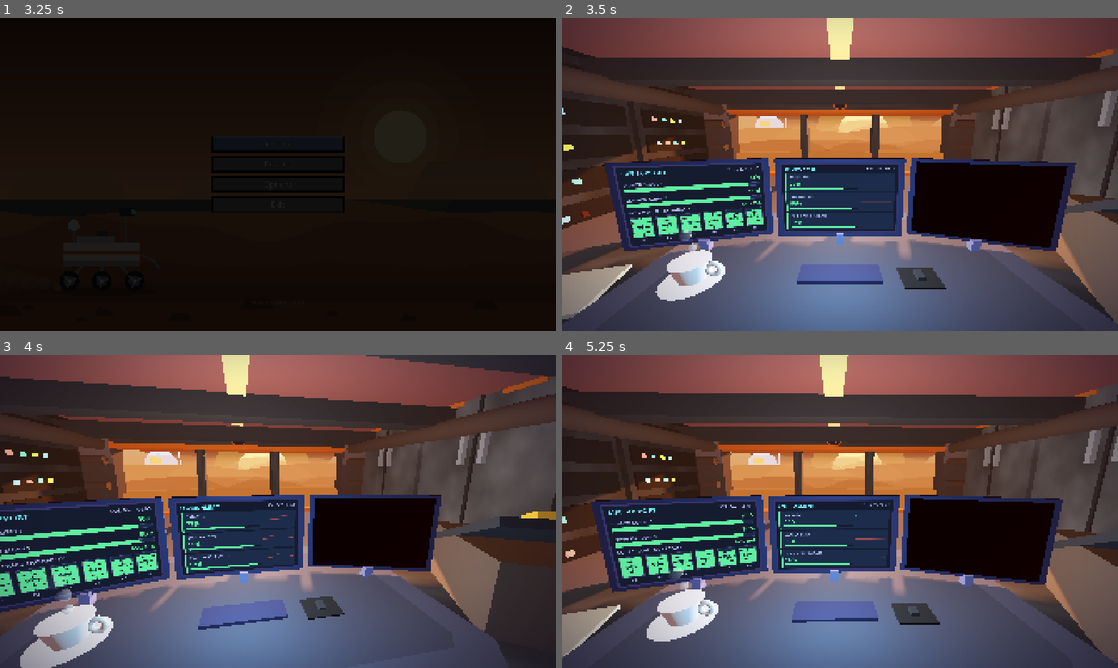
Above: before the commit, frames 1-4 (two rows, left to right).
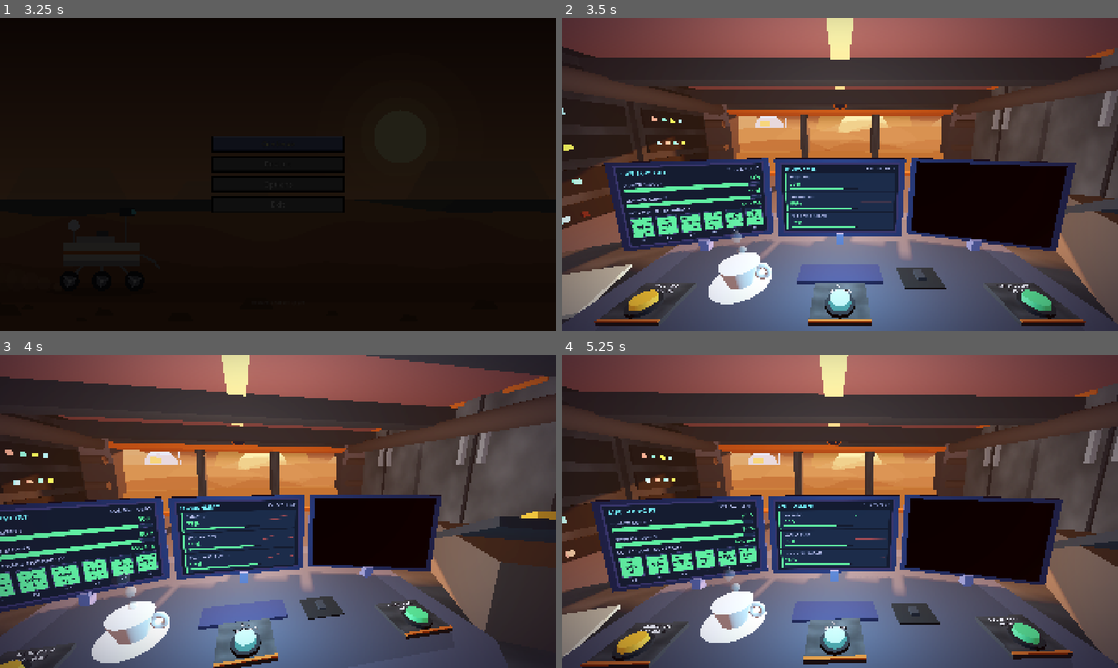
Above: after the commit, the same moments.

Repository: PolarLordStar/junior-astruonaut-mission-trainer
Game: Godot game, scene res://main_menu.tscn
Same seed, same stepped clock (60 frames per second), same inputs: the game is played once before the commit and once after it.
Inputs (mouse positions are in pixels of both pictures, inside the frame that each line leads up to):
- Up to frame 1 (3.25 s): click "Restart" at 0.5 s; click "Restart" at 1.25 s; click "Restart" at 2 s; click "Continue" at 2.75 s
- Up to frame 2 (3.5 s): no input
- Up to frame 3 (4 s): move the mouse to (400, 495) at 3.52 s; click (400, 495) at 3.67 s
- Up to frame 4 (5.25 s): move the mouse to (728, 527) at 4.27 s; click (728, 527) at 4.42 s; move the mouse to (895, 442) at 5.02 s; click (895, 442) at 5.17 s

Frame 1 is identical in both runs. In frame 2, 6.1% of the frame differs, in the area x 5-95%, y 67-99%; in frame 3, 6.3%, in the area x 0-82%, y 69-100%; in frame 4, 6.3%.

Commit message:
Buttons

Diff:
--- /dev/null
+++ b/main/game/room/scripts/action_button.gd
@@ -0,0 +1,109 @@
+class_name ActionButton
+extends Node3D
+## A physical push-button on the control-room desk, built from code (no scene file needed).
+## ControlRoom makes three of them: Radiation Shielding, Air Filtering, Covering Solar Panels.
+##
+## Left-click it: the cap sinks, flashes, and the "pressed" signal is emitted. That is ALL the
+## button does. What happens next is decided by the function connected to "pressed"
+## (see the three empty functions in control_room.gd).
+##
+## Clicks are found with a simple ray-vs-sphere test (ray_hits), so no collision shapes are needed.
+## ControlRoom asks every button each frame whether the mouse is over it.
+
+signal pressed
+
+@export var label_text := "BUTTON"
+@export var color := Color("ffb02e")
+
+const BASE_R := 0.16
+const CAP_R := 0.12
+const BASE_H := 0.04
+const CAP_H := 0.06
+const REST_Y := BASE_H + CAP_H * 0.5   # height of the cap's centre when it is not pressed
+const TRAVEL := 0.03                   # how far the cap sinks when pressed
+const HIT_R := 0.18                    # click / hover radius (a bit bigger than the cap, easier to hit)
+const LABEL_Z := -0.25                 # the text lies this far BEHIND the button (away from the player, so it stays on screen)
+const GLOW_IDLE := 0.5
+const GLOW_HOVER := 1.4
+const GLOW_FLASH := 3.0
+
+var _cap: MeshInstance3D
+var _cap_mat: StandardMaterial3D
+var _hover := false
+var _tween: Tween
+
+
+func _ready() -> void:
+	# dark base ring
+	var base := MeshInstance3D.new()
+	var bm := CylinderMesh.new()
+	bm.top_radius = BASE_R
+	bm.bottom_radius = BASE_R
+	bm.height = BASE_H
+	bm.radial_segments = 20
+	base.mesh = bm
+	var base_mat := StandardMaterial3D.new()
+	base_mat.albedo_color = Color("1b1c22")
+	base_mat.roughness = 1.0
+	base.material_override = base_mat
+	base.position = Vector3(0.0, BASE_H * 0.5, 0.0)
+	add_child(base)
+
+	# the coloured cap that sinks when pressed
+	_cap = MeshInstance3D.new()
+	var cm := CylinderMesh.new()
+	cm.top_radius = CAP_R * 0.92
+	cm.bottom_radius = CAP_R
+	cm.height = CAP_H
+	cm.radial_segments = 20
+	_cap.mesh = cm
+	_cap_mat = StandardMaterial3D.new()
+	_cap_mat.albedo_color = color
+	_cap_mat.roughness = 0.5
+	_cap_mat.emission_enabled = true
+	_cap_mat.emission = color
+	_cap_mat.emission_energy_multiplier = GLOW_IDLE
+	_cap.material_override = _cap_mat
+	_cap.position = Vector3(0.0, REST_Y, 0.0)
+	add_child(_cap)
+
+	# the name, lying flat on the desk behind the button
+	var label := Label3D.new()
+	label.text = label_text
+	label.font_size = 34
+	label.pixel_size = 0.0017
+	label.modulate = Color("e8ecff")
+	label.outline_size = 6
+	label.outline_modulate = Color("0e0f14")
+	label.shaded = false
+	label.rotation_degrees.x = -90.0
+	label.position = Vector3(0.0, 0.006, LABEL_Z)
+	add_child(label)
+
+
+## True if the ray (from the camera through the mouse) passes over this button.
+func ray_hits(origin: Vector3, dir: Vector3) -> bool:
+	var centre := to_global(Vector3(0.0, REST_Y, 0.0))
+	var radius := HIT_R * global_transform.basis.get_scale().x   # the desk rig is scaled down
+	var t := (centre - origin).dot(dir)
+	if t < 0.0:
+		return false
+	return (origin + dir * t).distance_to(centre) <= radius
+
+
+func set_hover(on: bool) -> void:
+	_hover = on
+	if _cap_mat != null and (_tween == null or not _tween.is_running()):
+		_cap_mat.emission_energy_multiplier = GLOW_HOVER if _hover else GLOW_IDLE
+
+
+## Plays the press animation and emits "pressed" straight away.
+func press() -> void:
+	if _tween != null:
+		_tween.kill()
+	_tween = create_tween()
+	_tween.tween_property(_cap, "position:y", REST_Y - TRAVEL, 0.05)
+	_tween.parallel().tween_property(_cap_mat, "emission_energy_multiplier", GLOW_FLASH, 0.05)
+	_tween.tween_property(_cap, "position:y", REST_Y, 0.12)
+	_tween.parallel().tween_property(_cap_mat, "emission_energy_multiplier", GLOW_HOVER if _hover else GLOW_IDLE, 0.12)
+	pressed.emit()
--- a/main/game/room/scripts/control_room.gd
+++ b/main/game/room/scripts/control_room.gd
@@ -112,6 +112,8 @@
 var _warnings: Array = []     # active warnings, rebuilt every frame (shown on monitor 3)
 var window_bars: Array[MeshInstance3D] = []   # the 2 bars between the window panes: window_bars[0].hide() removes one
 var _bars_root: Node3D
+var _action_buttons: Array[ActionButton] = []   # the 3 push-buttons on the desk
+var _hovered: ActionButton                      # the button the mouse is over right now (or null)
 
 
 func _ready() -> void:
@@ -157,6 +159,7 @@
 	cam.rotation_degrees.y = lerpf(cam.rotation_degrees.y, -(m.x - 0.5) * 50.0, 0.1)
 	cam.rotation_degrees.x = CAM_PITCH + _shake_off.x
 	cam.rotation_degrees.z = _shake_off.y
+	_set_hovered(_button_under_mouse())
 
 
 # ---------- data nodes ----------
@@ -193,6 +196,62 @@
 func _on_main_menu() -> void:
 	get_tree().paused = false   # the pause menu paused the tree; undo it first
 	get_tree().change_scene_to_file("res://main_menu.tscn")
+
+
+# ---------- desk buttons ----------
+## Left-click on one of the three desk buttons presses it.
+func _unhandled_input(event: InputEvent) -> void:
+	var click := event as InputEventMouseButton
+	if click != null and click.pressed and click.button_index == MOUSE_BUTTON_LEFT:
+		var b := _button_under_mouse()
+		if b != null:
+			b.press()
+			get_viewport().set_input_as_handled()
+
+
+func _button_under_mouse() -> ActionButton:
+	var mp := get_viewport().get_mouse_position()
+	var origin := cam.project_ray_origin(mp)
+	var dir := cam.project_ray_normal(mp)
+	for b in _action_buttons:
+		if b.ray_hits(origin, dir):
+			return b
+	return null
+
+
+func _set_hovered(b: ActionButton) -> void:
+	if b == _hovered:
+		return
+	if _hovered != null:
+		_hovered.set_hover(false)
+	_hovered = b
+	if b != null:
+		b.set_hover(true)
+	Input.set_default_cursor_shape(Input.CURSOR_POINTING_HAND if b != null else Input.CURSOR_ARROW)
+
+
+func _notification(what: int) -> void:
+	if what == NOTIFICATION_PAUSED:   # pause menu opened: drop the hover and the hand cursor
+		_set_hovered(null)
+
+
+func _exit_tree() -> void:
+	Input.set_default_cursor_shape(Input.CURSOR_ARROW)
+
+
+# ---------- player actions ----------
+# Each desk button calls ONE of these when it is clicked. They are EMPTY on purpose:
+# put your code inside them (GDScript needs "pass" in an empty function, delete it when you add code).
+func radiation_shielding() -> void:
+	pass
+
+
+func air_filtering() -> void:
+	pass
+
+
+func covering_solar_panels() -> void:
+	pass
 
 
 # ---------- storm visuals ----------
@@ -715,7 +774,8 @@
 	_box(rig, Vector3(1.05, 0.008, 0.5), Vector3(0.5, 0.016, 0.4), Color("17181d"))  # mouse pad
 	_box(rig, Vector3(1.05, 0.035, 0.5), Vector3(0.1, 0.04, 0.16), Color("2b2d36"))  # mouse
 	_box(rig, Vector3(0, -0.01, depth * 0.5 / u), Vector3(width / u, 0.05, 0.05), TRIM)   # orange front edge
-	_tea_cup(rig, Vector3(-1.9, 0.0, 0.55))
+	_tea_cup(rig, Vector3(-1.25, 0.0, 0.6))   # moved right so it does not sit on the left button
+	_action_pad(rig)
 	# cool glow from the screens onto the desk
 	var glow := OmniLight3D.new()
 	glow.light_color = Color("7fd8ff")
@@ -757,6 +817,39 @@
 	quad.material_override = mat
 	quad.position = Vector3(0, 0, 0.04)
 	bezel.add_child(quad)
+
+
+## The three push-buttons, one per player action, along the front of the desk. Positions are in
+## desk-rig units: x = left / right (0 = middle of the desk), z = towards the player. To move a
+## button, change its Vector3 below. The nodes are called ActionPad > Station_<n> > ActionButton.
+func _action_pad(rig: Node3D) -> void:
+	var pad := Node3D.new()
+	pad.name = "ActionPad"
+	rig.add_child(pad)
+	var b1 := _action_button(pad, Vector3(-2.1, 0.0, 1.0), "RADIATION\nSHIELDING", Color("ffb02e"))   # left
+	var b2 := _action_button(pad, Vector3(0.0, 0.0, 1.0), "AIR\nFILTERING", Color("5ee0f0"))          # middle
+	var b3 := _action_button(pad, Vector3(2.1, 0.0, 1.0), "COVER SOLAR\nPANELS", Color("4ade80"))     # right
+	b1.pressed.connect(radiation_shielding)
+	b2.pressed.connect(air_filtering)
+	b3.pressed.connect(covering_solar_panels)
+
+
+## One button on its own small plate (the name is printed on the plate, behind the button).
+func _action_button(parent: Node3D, pos: Vector3, text: String, col: Color) -> ActionButton:
+	var station := Node3D.new()
+	station.name = "Station_%d" % _action_buttons.size()
+	station.position = pos
+	parent.add_child(station)
+	var plate := _box(station, Vector3(0, 0.025, -0.08), Vector3(0.62, 0.05, 0.56), Color("3b3d45"))
+	plate.material_override = _grunge(Color("3b3d45"))
+	_box(station, Vector3(0, 0.052, 0.185), Vector3(0.62, 0.012, 0.03), TRIM)   # orange front edge
+	var b := ActionButton.new()
+	b.label_text = text
+	b.color = col
+	b.position = Vector3(0, 0.05, 0)
+	station.add_child(b)
+	_action_buttons.append(b)
+	return b
 
 
 func _props(desk: Dictionary) -> void:
Not shown, added: main/game/room/scripts/action_button.gd.uid
